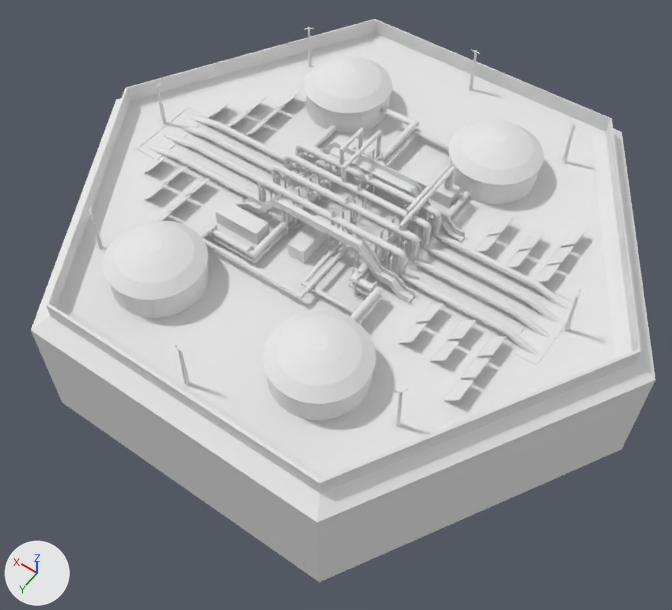
The COLLADA model objects3d/objective_pumpstation.DAE as it was, and as the next commit left it.
Camera for both pictures: a 50 mm camera at (-80.5, 119.2, 156.9) aimed at (-3.6, 11.6, -12.2). The axes (+X, +Y, +Z) are drawn at lower left. The lights are the same throughout. Where no turn or scale is listed for an object, it has been applied to the vertices.

The older version as bpy lines, for what is in view:
```python
me_centermesh = bpy.data.meshes.new('centerMesh')
me_centermesh.from_pydata(...)  # 9402 vertices, 18292 faces; spans x -72.7..72.7, y -63.0..63.0, z -26.5..15.7
me_centermesh.materials.append(mat_02___default)  # its picture is missing
me_nightlightmesh = bpy.data.meshes.new('nightlightMesh')
me_nightlightmesh.from_pydata(...)  # 448 vertices, 416 faces; spans x -87.8..23.4, y -94.0..11.9, z 0.0
me_nightlightmesh.materials.append(mat_02___default)  # its picture is missing
ob_center = bpy.data.objects.new('center', me_centermesh)
ob_center.location = (0.1, 0.1, 2.0)
ob_nightlight = bpy.data.objects.new('nightlight', me_nightlightmesh)
ob_nightlight.location = (33.7, 42.1, 4.3)
```
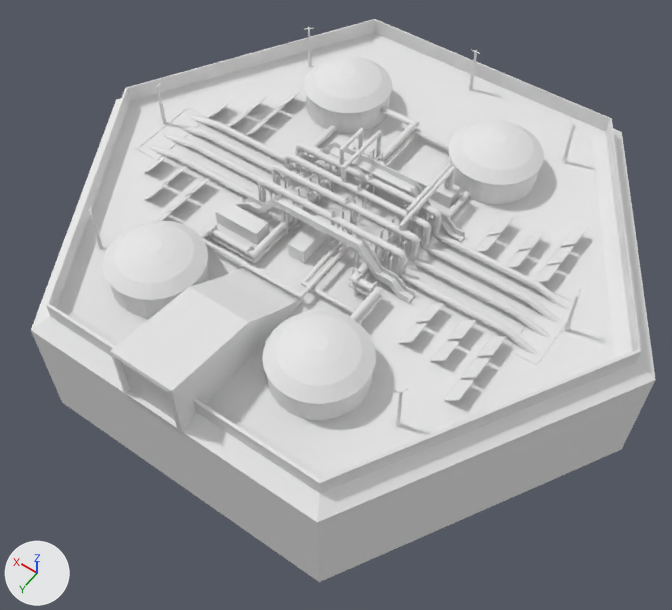
Diff of the bpy script that builds the scene:
```diff
--- a/objects3d/objective_pumpstation.DAE.py
+++ b/objects3d/objective_pumpstation.DAE.py
@@ me_centermesh @@
 # used by ob_center; location = (0.1, 0.1, 2.0)
-me_centermesh.from_pydata(...)  # 9402 vertices, 18292 faces; spans x -72.7..72.7, y -63.0..63.0, z -26.5..15.7
+me_centermesh.from_pydata(...)  # 8860 vertices, 17228 faces; spans x -72.7..72.7, y -63.0..63.3, z -26.5..15.8
+# me_centermesh part 1: a new loose piece of 24 vertices spanning x -5.0..10.0, y 25.0..63.3, z 1.4..15.8, in mat_02___default (its picture is missing)
+# me_centermesh part 2: 6 loose pieces with 566 vertices, spanning x -0.2..2.3, y 54.3..55.0, z 2.4..14.1, are deleted
 me_centermesh.materials.append(mat_02___default)
```

What differs and where, as boxes [x1, y1, x2, y2] in the pictures (672 x 610 px):
part 1 of me_centermesh, added: after [110, 267, 303, 432]
part 2 of me_centermesh, deleted: before [174, 345, 190, 385]
